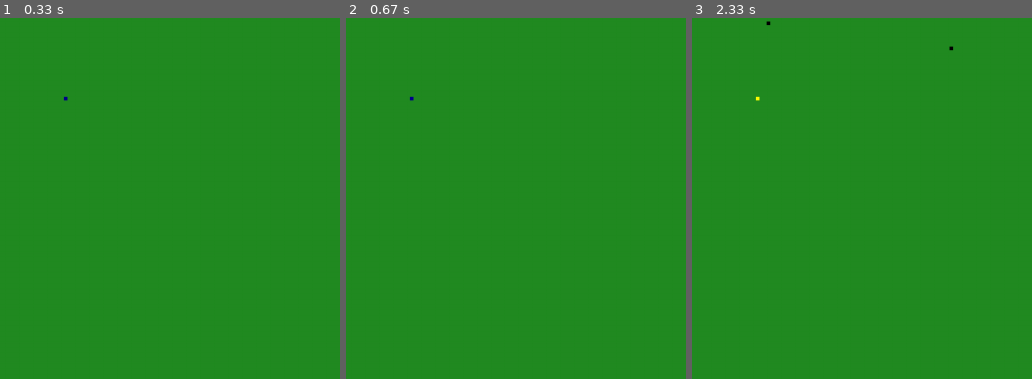
Above: before the commit, frames 1-3 (left to right).
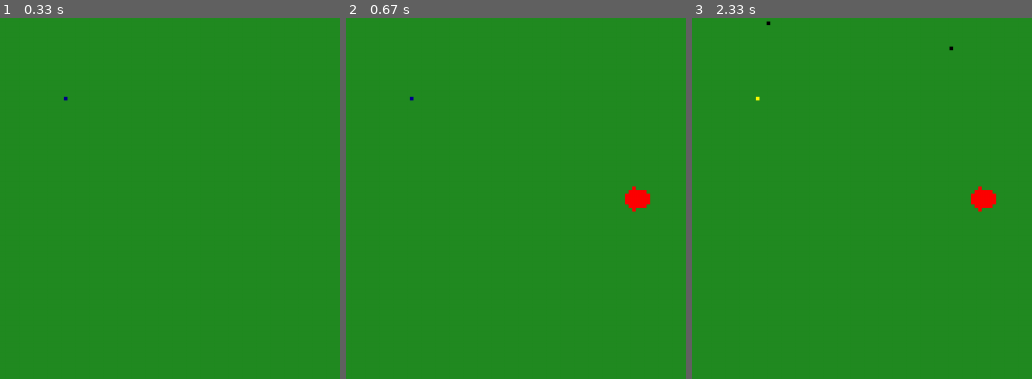
Above: after the commit, the same moments.

Repository: markus-brln/BachelorThesisForestFireControl
Game: pygame game, started from gui/main.py
Two runs of this game, one before a commit and one after it. Both use one fixed random seed, a clock stepped at 60 frames per second and the inputs below.
Inputs (mouse positions are % of the whole screen's width and height, from its top left):
- Up to frame 1 (0.33 s): no input
- Up to frame 2 (0.67 s): tap Space at 0.33 s
- Up to frame 3 (2.33 s): click (1, 79) at 0.82 s; move the mouse to (11, 26) at 1.1 s; click (11, 26) at 1.37 s; move the mouse to (38, 29) at 1.77 s; click (38, 29) at 2.12 s
The pictures show only the part of the screen within x 0-50%, y 25-75%; the shares and areas given below are measured in that part.

Frame 1 is identical in both runs. In frame 2, 0.4% of the frame differs, in the area x 82-90%, y 46-54%; in frame 3, 0.4%.

Commit message:
10 steps at once

Diff:
--- a/gui/Controller/controller.py
+++ b/gui/Controller/controller.py
@@ -58,10 +58,10 @@
     # Determine the block the mouse is covering
     position = self.view.pixel_belongs_to_block(event.pos)
     # Select or deselect that block
-    if self.mouse_button_pressed == 1: ## Left click
-      self.model.select_square(position)
-    else:                              ## Right click
-      self.model.deselect_square(position)
+    # if self.mouse_button_pressed == 1: ## Left click
+    self.model.select_square(position)
+    # else:                              ## Right click
+      # self.model.deselect_square(position)
 
   def start_collecting_waypoints(self):
     print("Assigning waypoints")
@@ -91,11 +91,13 @@
     start = time.time()
     if event.key == pygame.K_SPACE:
       if self.model.time % 10 == 0 and self.last_timestep_waypoint_collection != self.model.time:
-        if self.model.time > 0:
-          self.model.append_datapoint()   # only start after first 10 timesteps
         self.start_collecting_waypoints()
         self.last_timestep_waypoint_collection = self.model.time
       else:
+        if self.model.time % 10 == 0 and self.last_timestep_waypoint_collection == self.model.time and self.model.time != 0:
+          self.model.append_datapoint()   # only start after first 10 timesteps
+
+      for _ in range(10):
         self.model.time_step()          ## Space to go to next timestep
 
     if event.key == pygame.K_RETURN:
--- a/gui/Model/data_saver.py
+++ b/gui/Model/data_saver.py
@@ -25,7 +25,6 @@
         datapoint[y][x] = node.state
 
     print(datapoint)
-    exit()
     # TO BE SAVED
     # agent pos + waypoints
     # fire pos
--- a/gui/Model/environment.py
+++ b/gui/Model/environment.py
@@ -69,6 +69,7 @@
 
 
   def append_datapoint(self):
+    print("Saving waypoints")
     self.DataSaver.append_datapoint()
 
 
